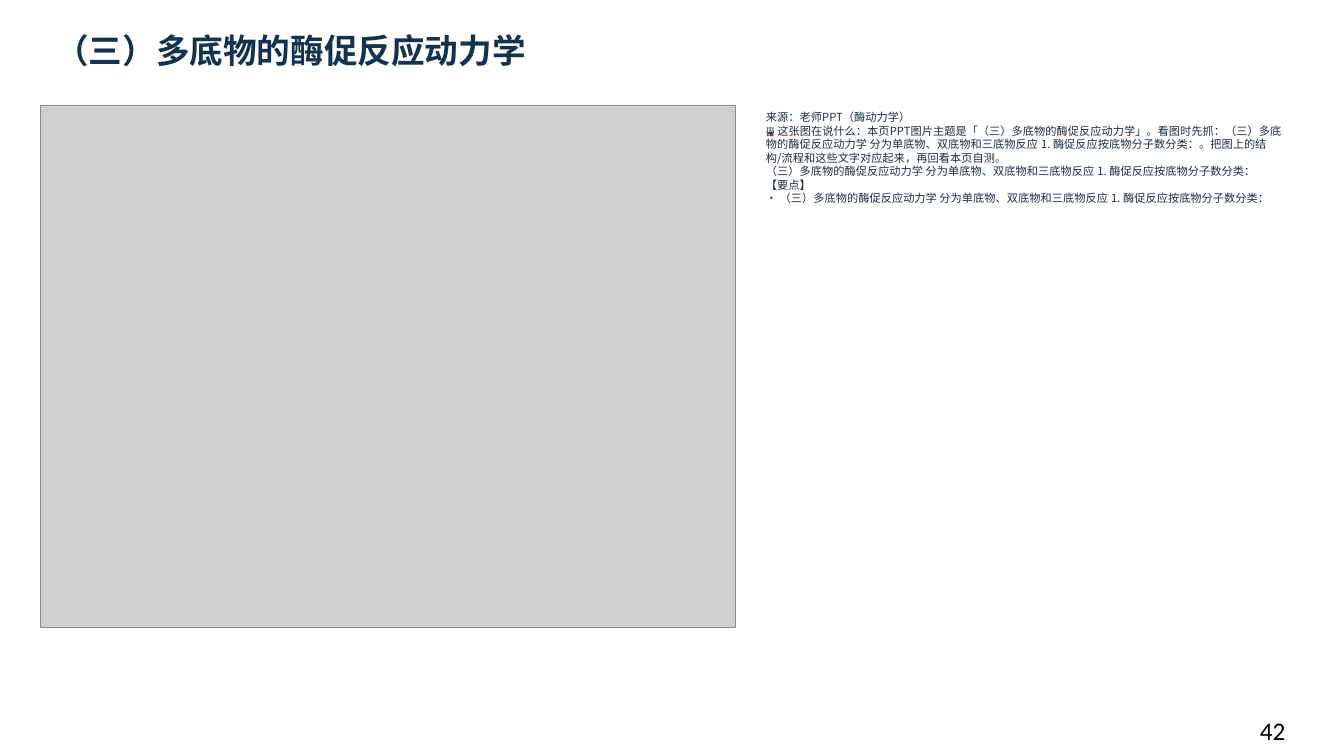
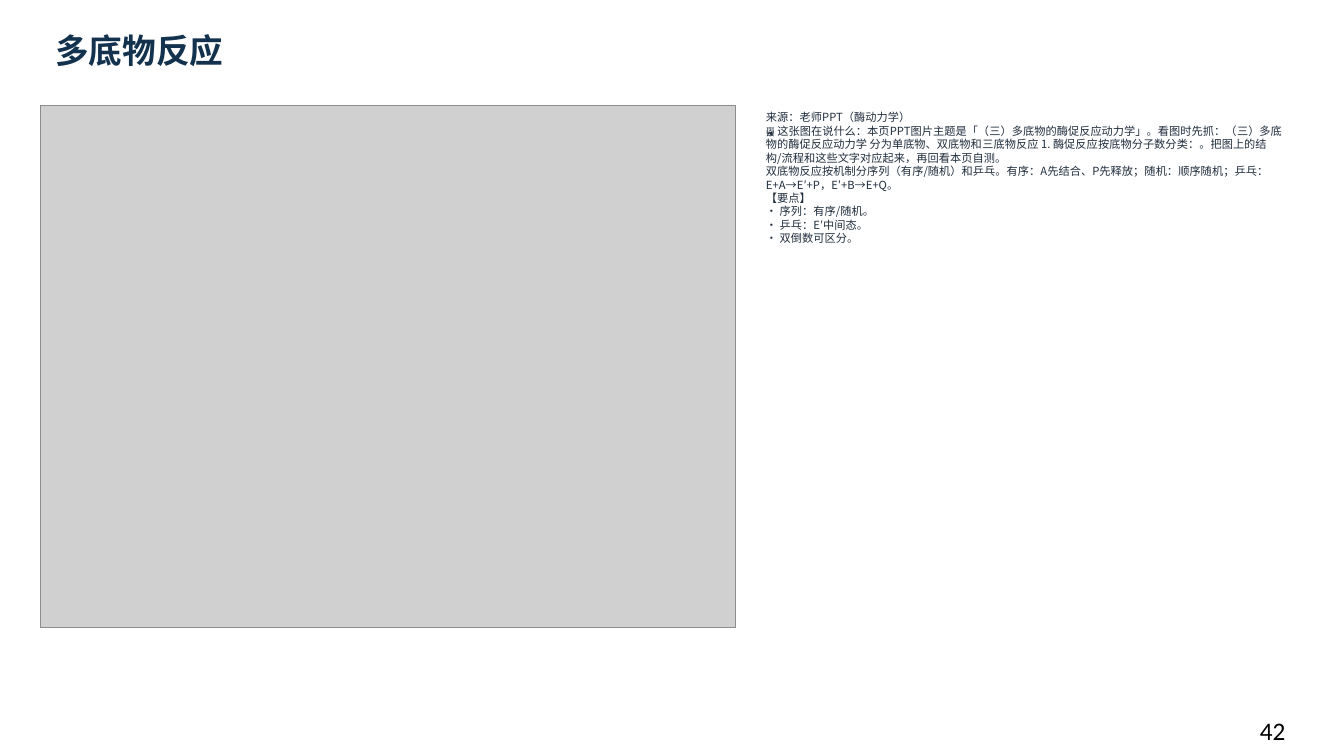
Before and after one commit to newkan-li/Biochemistry, a slide deck: slide 42 of downloads/bc07-ai-style.pptx. Drawn at 1344x756 pixels with LibreOffice and Linux fonts; fonts in the diff are those of the drawing; grey boxes stand for pictures. Boxes give left, top, right and bottom in pixels: in the first picture for what was removed or moved away, otherwise in the second. Text is boxed around its words. In the diff, an @@ line names an element or a change of style, - is before the commit and + after.

```diff
--- a/downloads/bc07-ai-style.pptx
+++ b/downloads/bc07-ai-style.pptx
@@ text at <box>55,34,223,66</box>: text changed @@
-（三）多底物的酶促反应动力学
+多底物反应
@@ text at <box>766,111,1282,243</box>: text changed @@
-来源：老师PPT（酶动力学）
-🖼 这张图在说什么：本页PPT图片主题是「（三）多底物的酶促反应动力学」。看图时先抓：（三）多底物的酶促反应动力学 分为单底物、双底物和三底物反应 1. 酶促反应按底物分子数分类：。把图上的结构/流程和这些文字对应起来，再回看本页自测。
-（三）多底物的酶促反应动力学 分为单底物、双底物和三底物反应 1. 酶促反应按底物分子数分类：
-【要点】
-• （三）多底物的酶促反应动力学 分为单底物、双底物和三底物反应 1. 酶促反应按底物分子数分类：
+来源：老师PPT（酶动力学）
+🖼 这张图在说什么：本页PPT图片主题是「（三）多底物的酶促反应动力学」。看图时先抓：（三）多底物的酶促反应动力学 分为单底物、双底物和三底物反应 1. 酶促反应按底物分子数分类：。把图上的结构/流程和这些文字对应起来，再回看本页自测。
+双底物反应按机制分序列（有序/随机）和乒乓。有序：A先结合、P先释放；随机：顺序随机；乒乓：E+A→E′+P，E′+B→E+Q。
+【要点】
+• 序列：有序/随机。
+• 乒乓：E′中间态。
+• 双倒数可区分。
```
Also in this commit, not shown: 24 other slides changed, 12 slides added, 10 other files.
